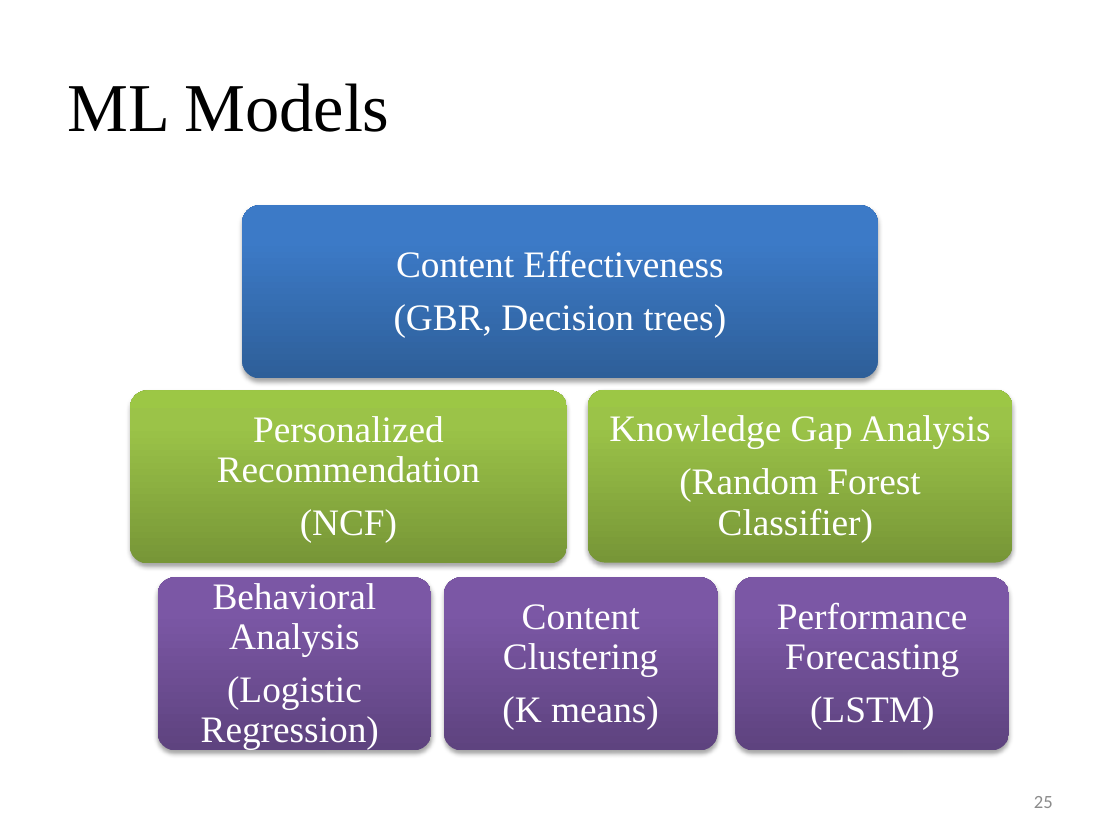
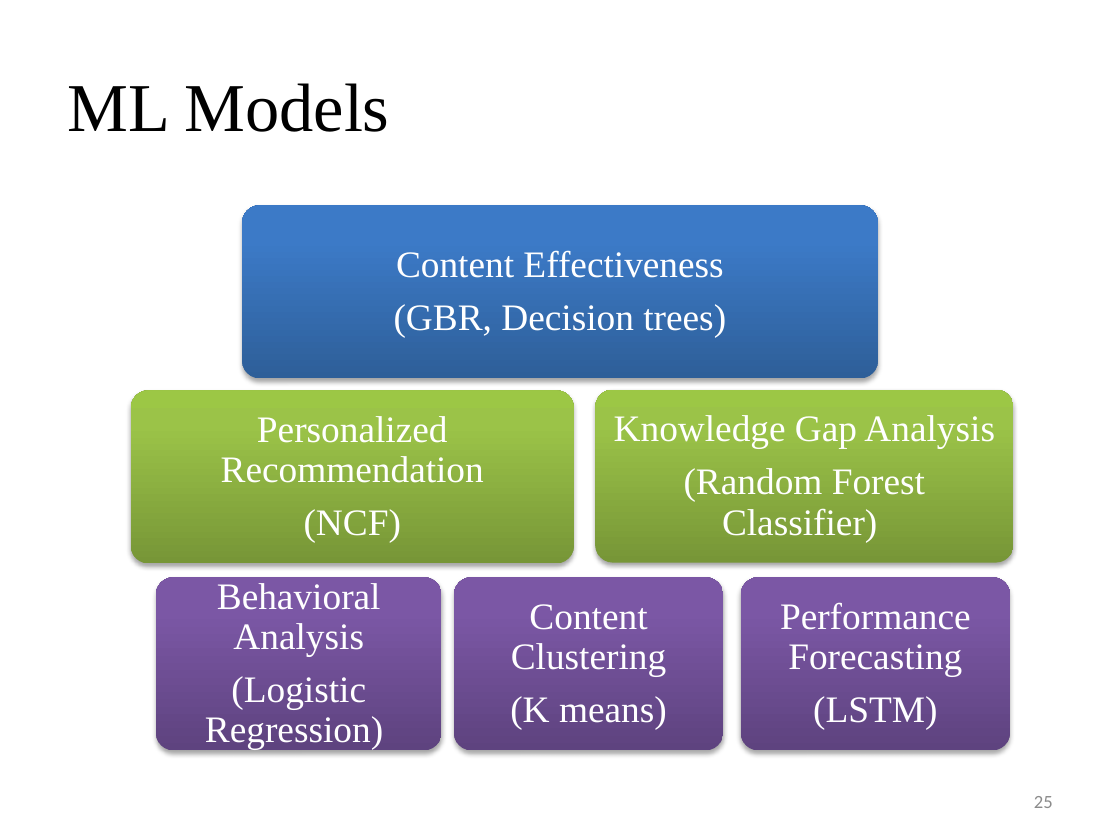
Before and after one commit to laibabintatahir/FYP-DOCS, a slide deck: slide 25 of LMS_30%.pptx. Drawn at 1120x840 pixels with LibreOffice and Linux fonts; fonts in the diff are those of the drawing. Boxes give left, top, right and bottom in pixels: in the first picture for what was removed or moved away, otherwise in the second. Text is boxed around its words. In the diff, an @@ line names an element or a change of style, - is before the commit and + after.

```diff
--- a/LMS_30%.pptx
+++ b/LMS_30%.pptx
@@ rounded rectangle: place and size @@
-rounded rectangle at bbox=[130, 391, 567, 563]
+rounded rectangle at bbox=[131, 391, 573, 563]
@@ text "Personalized Recommendation": place and size @@
-text "Personalized Recommendation" at bbox=[217, 416, 480, 543]
+text "Personalized Recommendation" at bbox=[221, 416, 484, 543]
@@ rounded rectangle: place and size @@
-rounded rectangle at bbox=[588, 390, 1012, 562]
+rounded rectangle at bbox=[596, 390, 1014, 562]
@@ text "Knowledge Gap Analysis": place and size @@
-text "Knowledge Gap Analysis" at bbox=[609, 415, 991, 542]
+text "Knowledge Gap Analysis" at bbox=[614, 415, 995, 542]
@@ rounded rectangle: place and size @@
-rounded rectangle at bbox=[158, 578, 431, 750]
+rounded rectangle at bbox=[156, 578, 441, 750]
@@ text "Behavioral Analysis": place and size @@
-text "Behavioral Analysis" at bbox=[201, 583, 379, 750]
+text "Behavioral Analysis" at bbox=[205, 583, 383, 750]
@@ rounded rectangle: place and size @@
-rounded rectangle at bbox=[444, 578, 717, 750]
+rounded rectangle at bbox=[454, 578, 722, 750]
@@ text "Content Clustering": place and size @@
-text "Content Clustering" at bbox=[502, 604, 659, 730]
+text "Content Clustering" at bbox=[510, 604, 667, 730]
@@ rounded rectangle: place and size @@
-rounded rectangle at bbox=[736, 578, 1009, 750]
+rounded rectangle at bbox=[740, 578, 1009, 750]
```
Also in this commit, not shown: 18 other files.
